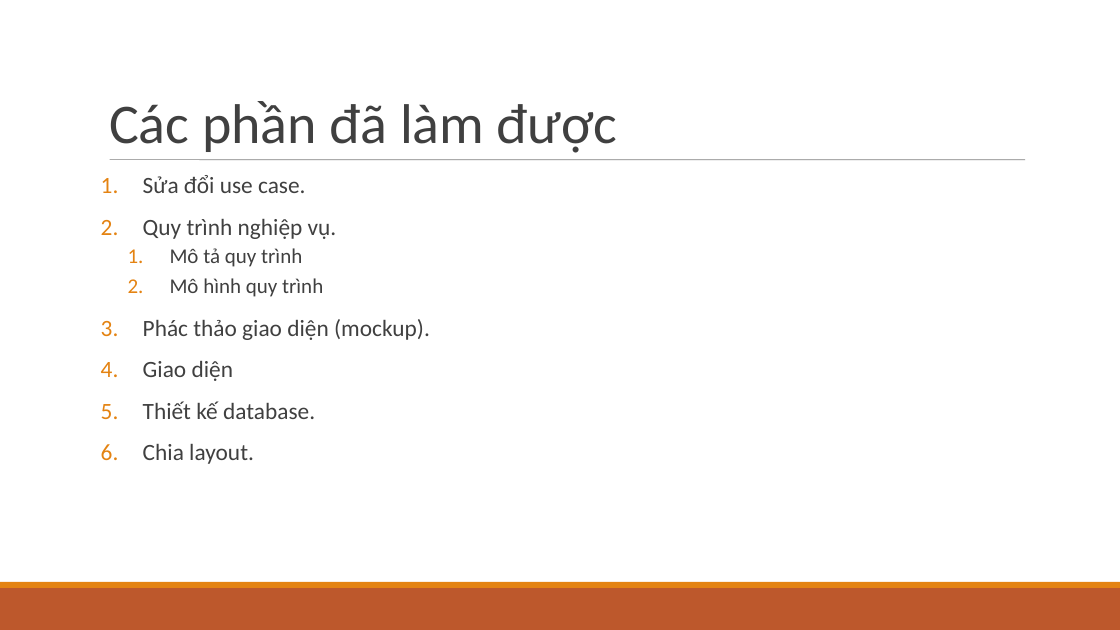
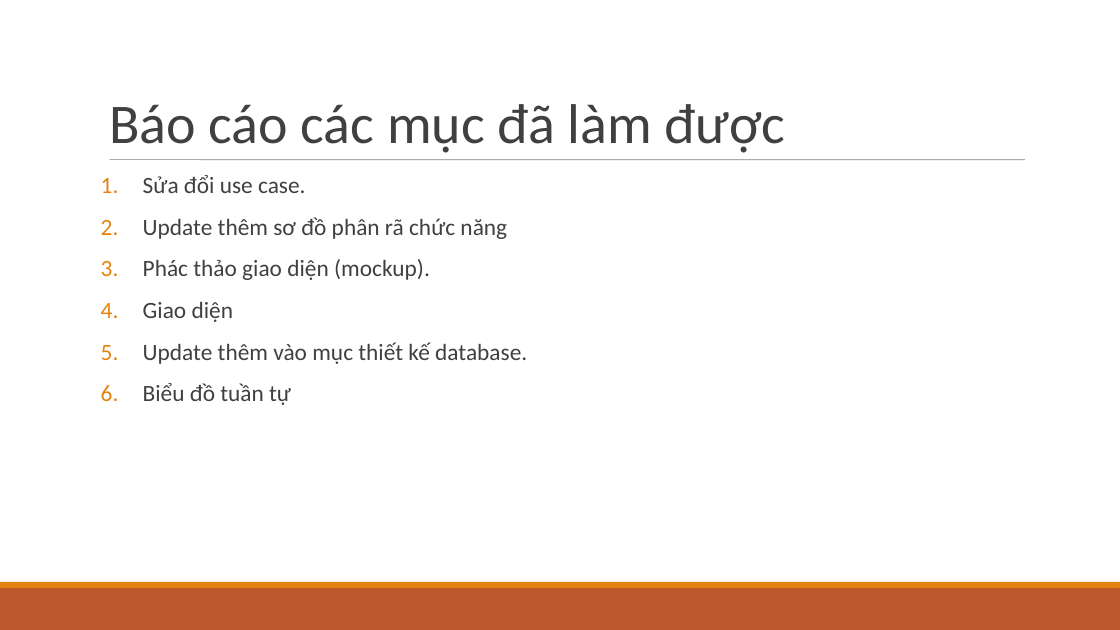
Before and after one commit to PolyYellowTeam/Project_2, a slide deck: slide 2 of FPOLY.ppt. Drawn at 1120x630 pixels with LibreOffice and Linux fonts; fonts in the diff are those of the drawing. Boxes give left, top, right and bottom in pixels: in the first picture for what was removed or moved away, otherwise in the second. Text is boxed around its words. In the diff, an @@ line names an element or a change of style, - is before the commit and + after.

Commit message:
Slide

```diff
--- a/FPOLY.ppt
+++ b/FPOLY.ppt
@@ title at (x1=109, y1=104, x2=786, y2=153): text changed @@
-Các phần đã làm được
+Báo cáo các mục đã làm được
@@ text at (x1=143, y1=217, x2=507, y2=239): text changed; size 18 to 20 pt @@
-2. Quy trình nghiệp vụ.
-  1. Mô tả quy trình
-  2. Mô hình quy trình
+2. Update thêm sơ đồ phân rã chức năng
@@ text at (x1=143, y1=342, x2=527, y2=405): text changed @@
-5. Thiết kế database.
-6. Chia layout.
+5. Update thêm vào mục thiết kế database.
+6. Biểu đồ tuần tự
```
